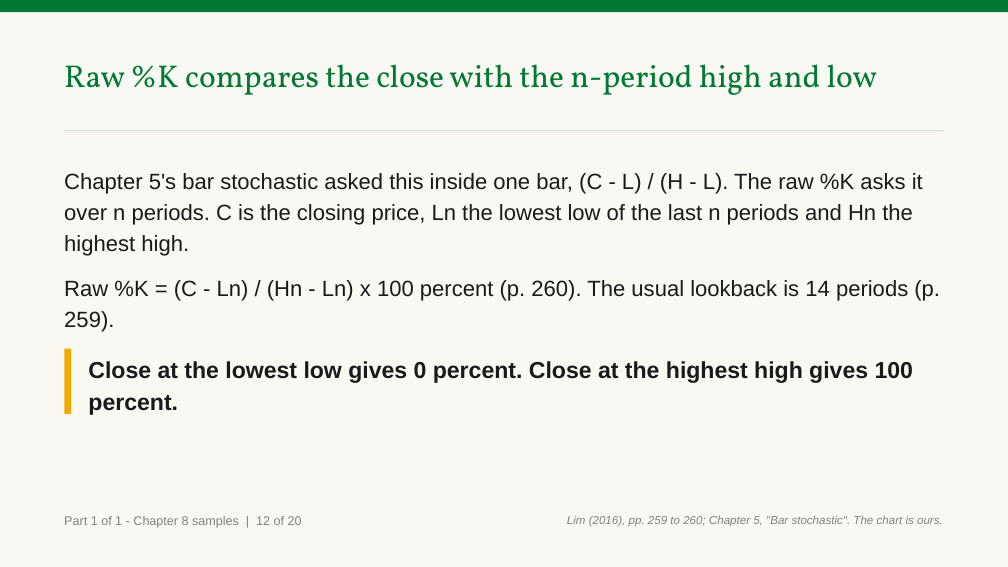
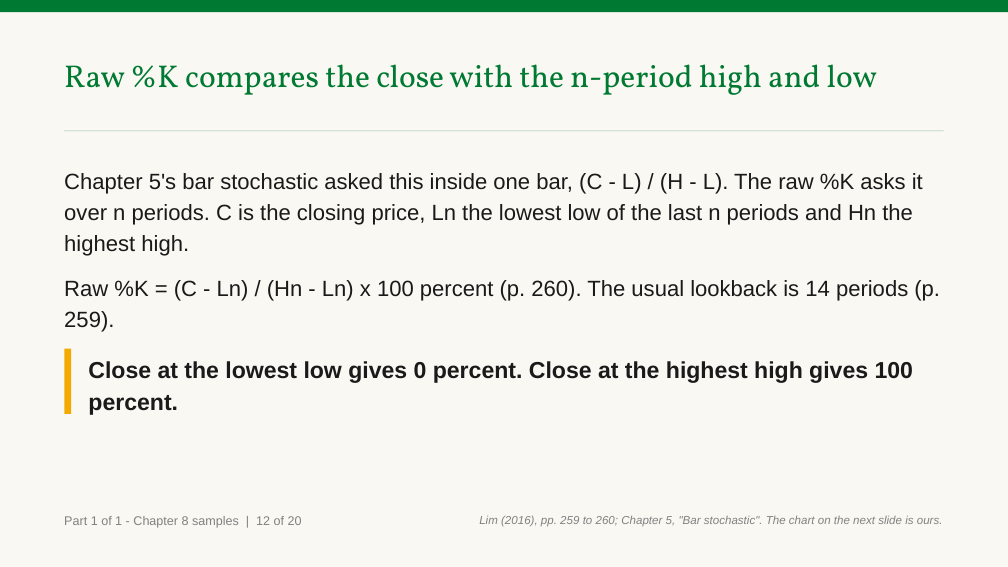
Before and after one commit to benjiesotelo-sudo/Telos_FIN1209, a slide deck: slide 14 of chapter-08/FIN1209-Chapter-08.pptx. Drawn at 1008x567 pixels with LibreOffice and Linux fonts; fonts in the diff are those of the drawing. Boxes give left, top, right and bottom in pixels: in the first picture for what was removed or moved away, otherwise in the second. Text is boxed around its words. In the diff, an @@ line names an element or a change of style, - is before the commit and + after.

Commit message:
Chapter 8 samples: third-read fixes (level lines recoloured, CCI levels marked, StochRSI 0 to 1, C Hn Ln named, credit lines, zones shaded)

```diff
--- a/chapter-08/FIN1209-Chapter-08.pptx
+++ b/chapter-08/FIN1209-Chapter-08.pptx
@@ text at [479, 515, 943, 527]: text changed @@
-Lim (2016), pp. 259 to 260; Chapter 5, "Bar stochastic". The chart is ours.
+Lim (2016), pp. 259 to 260; Chapter 5, "Bar stochastic". The chart on the next slide is ours.
```
Also in this commit, not shown: 8 other slides changed, 2 other files.
